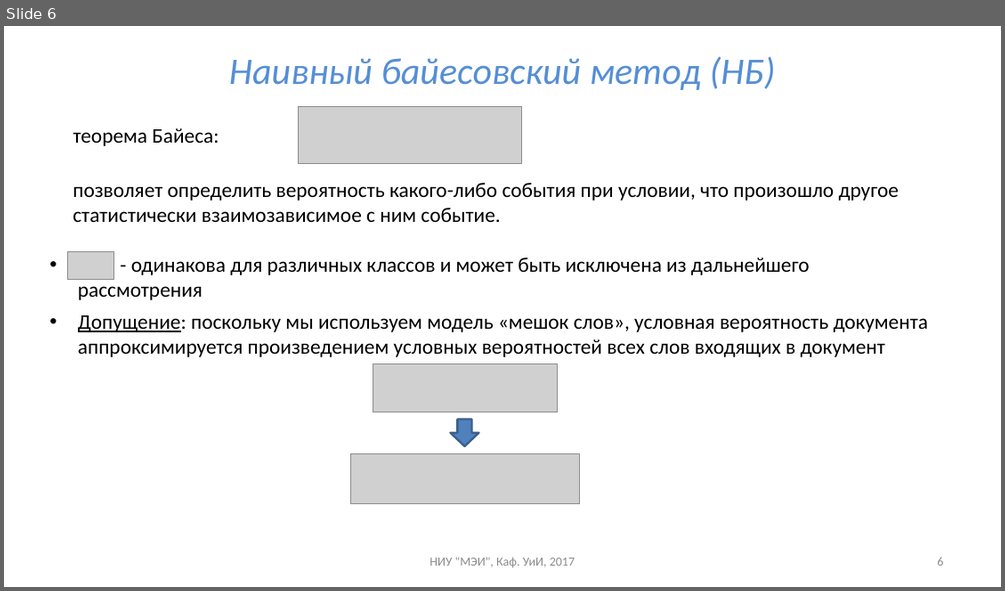
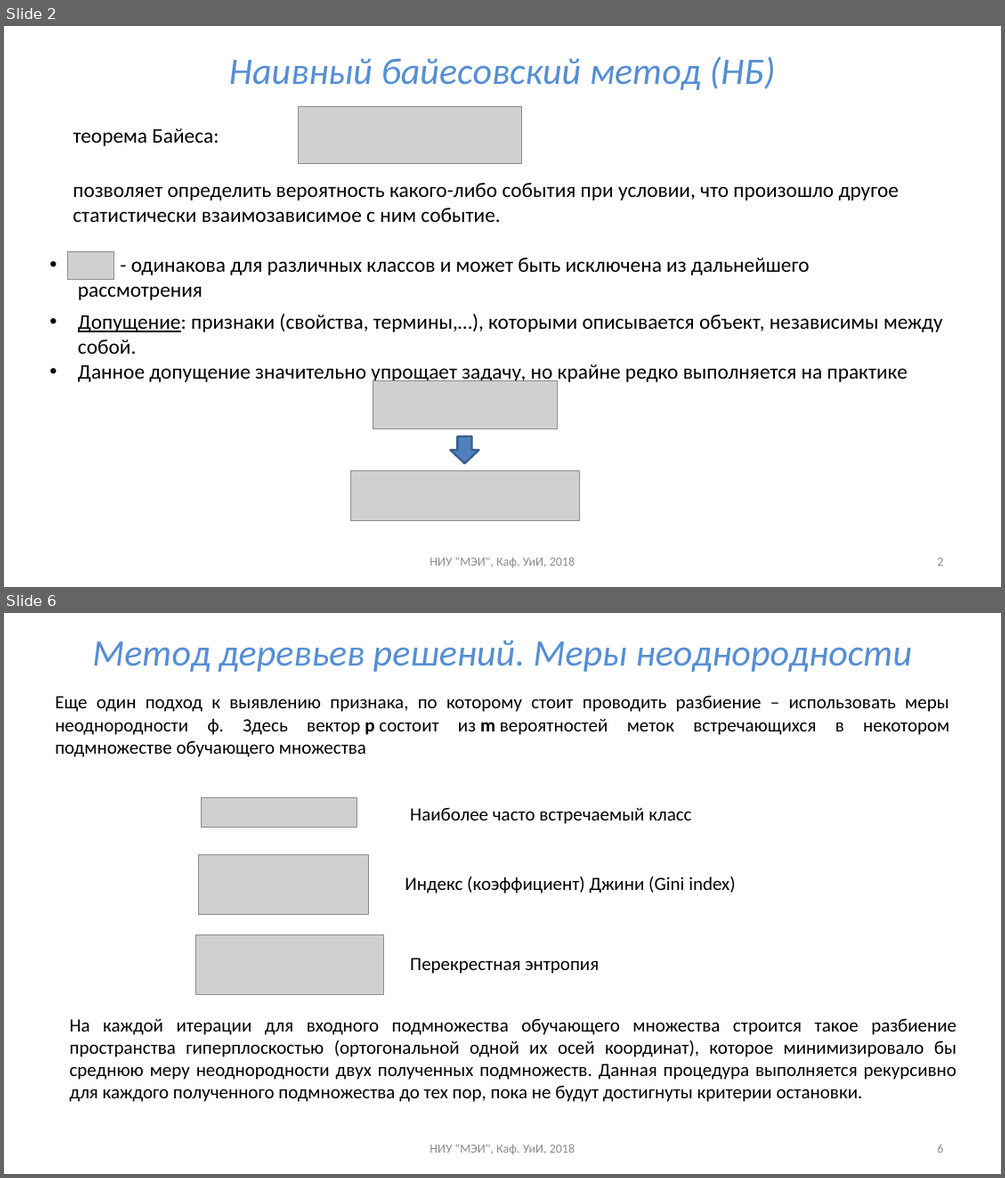
Before and after one commit to uii-mpei/uii-mpei.github.io, a slide deck: study/courses/iis/IIS_lec_3.pptx. Shown one above the other, each under a label of ours: slide 6 before the commit, slides 2 and 6 after it; the slides between them are not shown. The pictures are 1005x591 and 1005x1178 pixels, drawn with LibreOffice and Linux fonts; fonts in the diff are those of the drawing; grey boxes stand for pictures. Boxes give left, top, right and bottom in pixels: in the first picture for what was removed or moved away, otherwise in the second. Text is boxed around its words. In the diff, an @@ line names an element or a change of style, - is before the commit and + after.

```diff
--- a/study/courses/iis/IIS_lec_3.pptx
+++ b/study/courses/iis/IIS_lec_3.pptx
@@ slide 6 added at bbox=[4, 613, 1001, 1174], background #FFFFFF @@
@@ title added at bbox=[92, 640, 912, 672], 36 pt, text #558ED5, italic @@
+Метод деревьев решений. Меры неоднородности
@@ text added at bbox=[55, 695, 949, 757], 18 pt, text #000000 @@
+Еще один подход к выявлению признака, по которому стоит проводить разбиение – использовать меры неоднородности ф. Здесь вектор p состоит из m вероятностей меток встречающихся в некотором подмножестве обучающего множества
@@ picture added at bbox=[201, 798, 357, 827] @@
@@ text added at bbox=[410, 807, 691, 824], 18 pt, text #000000 @@
+Наиболее часто встречаемый класс
@@ picture added at bbox=[198, 855, 369, 915] @@
@@ text added at bbox=[404, 876, 736, 893], 18 pt, text #000000 @@
+Индекс (коэффициент) Джини (Gini index)
@@ picture added at bbox=[195, 935, 383, 995] @@
@@ text added at bbox=[410, 957, 599, 973], 18 pt, text #000000 @@
+Перекрестная энтропия
@@ text added at bbox=[70, 1018, 956, 1102], 18 pt, text #000000 @@
+На каждой итерации для входного подмножества обучающего множества строится такое разбиение пространства гиперплоскостью (ортогональной одной их осей координат), которое минимизировало бы среднюю меру неоднородности двух полученных подмножеств. Данная процедура выполняется рекурсивно для каждого полученного подмножества до тех пор, пока не будут достигнуты критерии остановки.
@@ text added at bbox=[429, 1143, 574, 1154], 12 pt, text #8C8C8C @@
+НИУ "МЭИ", Каф. УиИ, 2018
@@ page number added at bbox=[937, 1144, 943, 1152], 12 pt, text #8C8C8C @@
+6
@@ what was slide 6 is now slide 2 @@
@@ slide 2 changed as well @@
@@ text at bbox=[78, 313, 943, 385]: text changed @@
-• Допущение: поскольку мы используем модель «мешок слов», условная вероятность документа аппроксимируется произведением условных вероятностей всех слов входящих в документ
+• Допущение: признаки (свойства, термины,…), которыми описывается объект, независимы между собой.
+• Данное допущение значительно упрощает задачу, но крайне редко выполняется на практике
@@ 2 pictures, 1 down arrow: place and size @@
-2 pictures, 1 down arrow at bbox=[350, 364, 579, 504]
+2 pictures, 1 down arrow at bbox=[350, 381, 579, 521]
@@ text at bbox=[429, 556, 574, 567]: text changed @@
-НИУ "МЭИ", Каф. УиИ, 2017
+НИУ "МЭИ", Каф. УиИ, 2018
@@ page number at bbox=[937, 557, 943, 565]: text changed @@
-6
+2
```
Also in this commit, not shown: 2 other slides changed, 5 other slides added, 4 slides removed.
